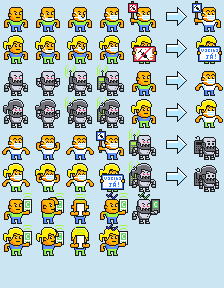
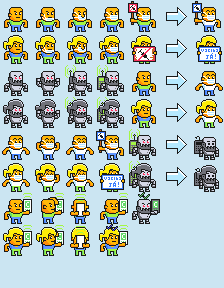
Two versions of the same layered image (224px x 288px). Layer-by-layer changes:
painted on "new #3" over box(106, 192, 118, 199)
